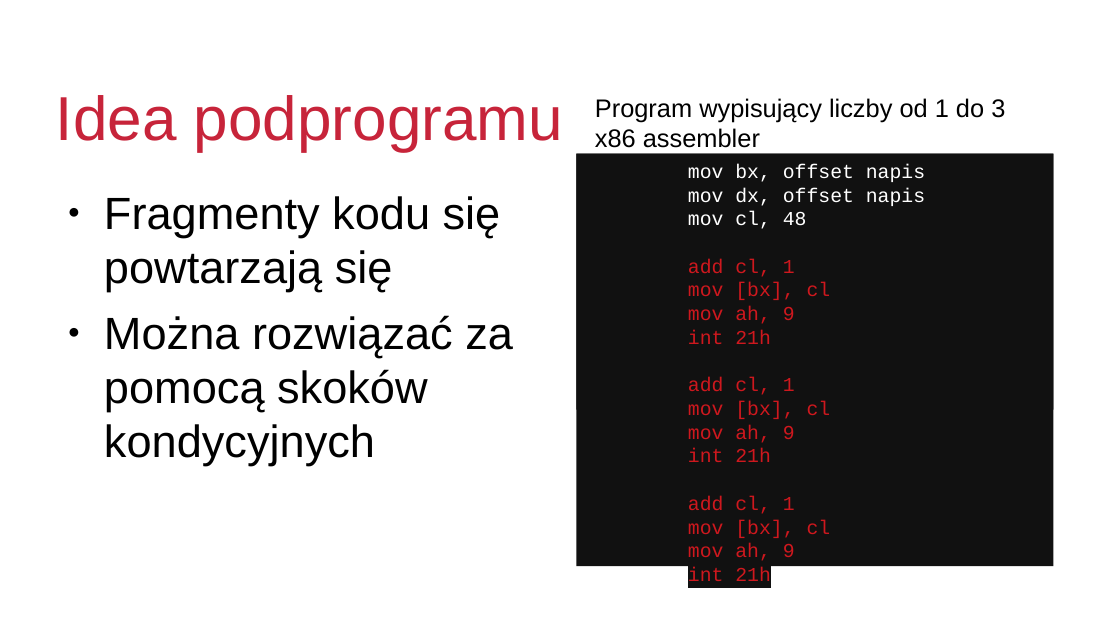
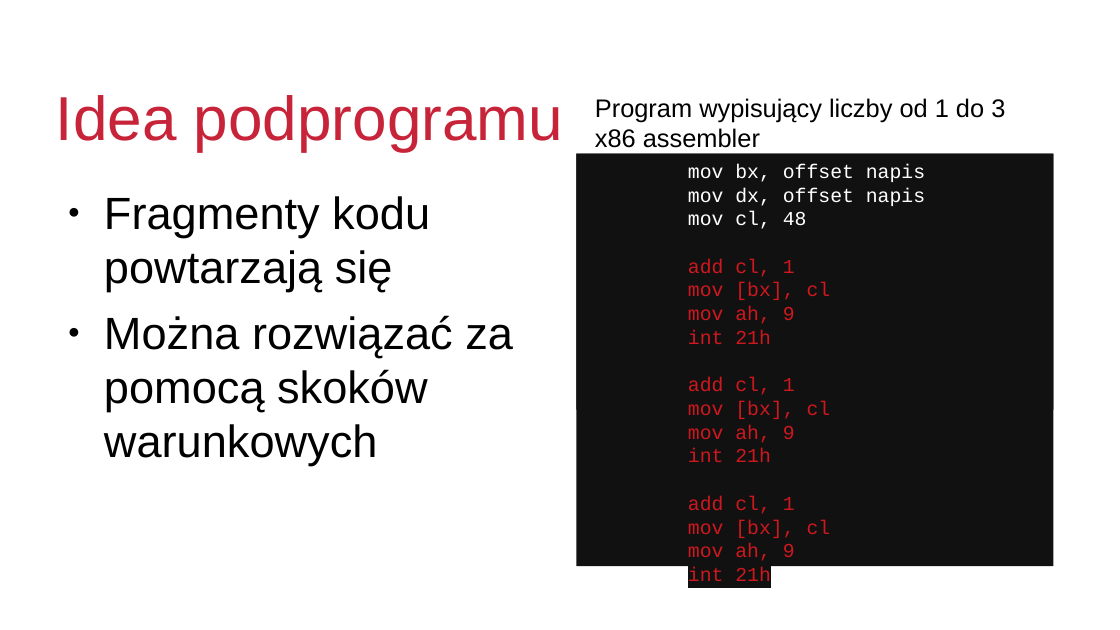
Before and after one commit to p7tryk/jezykiparadygmaty, a slide deck: slide 4 of prezentacja/podprogramy.odp. Drawn at 1120x630 pixels with LibreOffice and Linux fonts; fonts in the diff are those of the drawing; background and template pictures are left out. Boxes give left, top, right and bottom in pixels: in the first picture for what was removed or moved away, otherwise in the second. Text is boxed around its words. In the diff, an @@ line names an element or a change of style, - is before the commit and + after.

```diff
--- a/prezentacja/podprogramy.odp
+++ b/prezentacja/podprogramy.odp
@@ text at (104, 196, 430, 291): text changed @@
-● Fragmenty kodu się powtarzają się
+● Fragmenty kodu powtarzają się
@@ text at (104, 315, 513, 466): text changed @@
-● Można rozwiązać za pomocą skoków kondycyjnych
+● Można rozwiązać za pomocą skoków warunkowych
```
Also in this commit, not shown: 6 other slides changed, 17 slides added, 1 slide removed, 13 other files.
